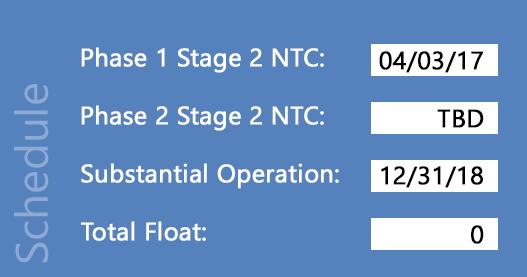
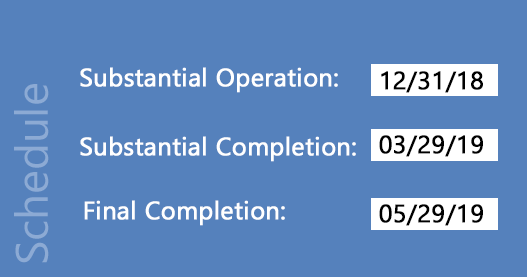
Before/after of a 527 x 277 layered artwork. What changed in the layer stack:
renamed "0" to "05/29/19", painted on it over [379, 204, 484, 244]
renamed "12/31/18" to "03/29/19", painted on it over [379, 135, 483, 188]
renamed "TBD" to "12/31/18", painted on it over [381, 71, 484, 128]
removed layer "04/03/17" over [379, 51, 483, 73]
renamed "Phase 2 Stage 2 NTC:" to "Substantial Operation:", painted on it over [80, 67, 338, 131]
renamed "Substantial Operation:" to "Substantial Completion:", painted on it over [80, 136, 356, 189]
renamed "Total Float:" to "Final Completion:", painted on it over [81, 200, 285, 241]
removed layer "Phase 1 Stage 2 NTC:" over [81, 47, 324, 73]
painted on "Rectangle 8 copy 3" over [371, 134, 498, 192]
painted on "Rectangle 8 copy 2" over [371, 64, 498, 129]
painted on "Rectangle 8 copy" over [371, 198, 498, 250]
removed layer "Rectangle 8" over [371, 44, 498, 76]
